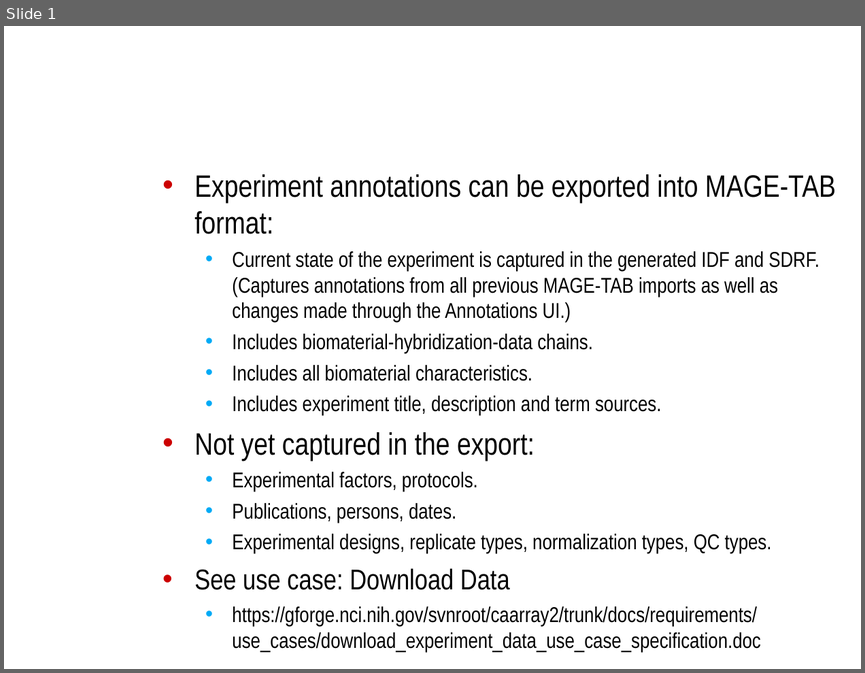
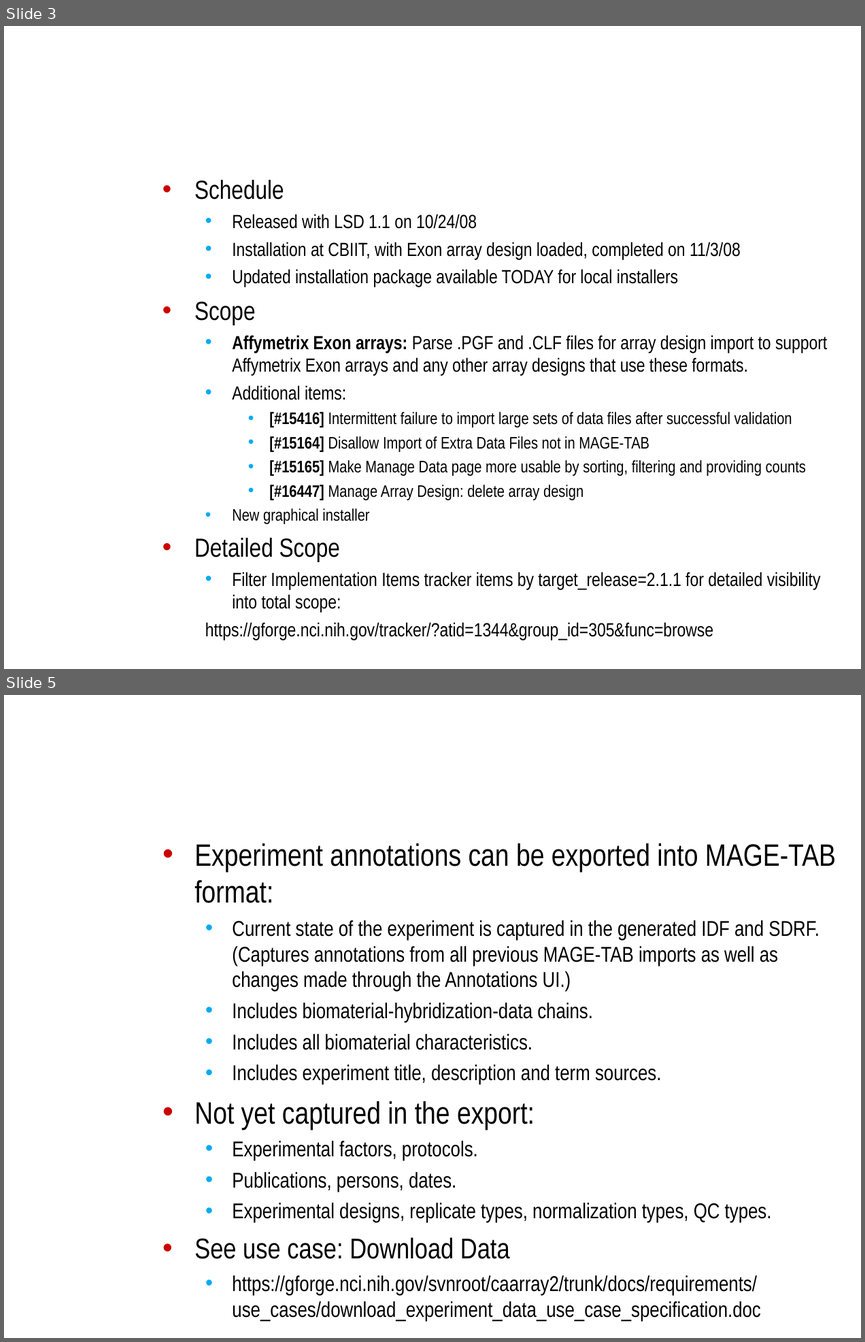
Before and after one commit to NCIP/caarray-docs, a slide deck: project_management/open_meetings/caArray User Community Meeting 2008.11.05.ppt. Shown one above the other, each under a label of ours: slide 1 before the commit, slides 3 and 5 after it; the slides between them are not shown. The pictures are 865x673 and 865x1342 pixels, drawn with LibreOffice and Linux fonts; fonts in the diff are those of the drawing; background and template pictures are left out. Boxes give left, top, right and bottom in pixels: in the first picture for what was removed or moved away, otherwise in the second. Text is boxed around its words. In the diff, an @@ line names an element or a change of style, - is before the commit and + after.

```diff
--- a/project_management/open_meetings/caArray User Community Meeting 2008.11.05.ppt
+++ b/project_management/open_meetings/caArray User Community Meeting 2008.11.05.ppt
@@ slide 3 added at [4,26,861,669], background picture (left out) @@
@@ title added at [154,26,847,155], 32 pt, text #FFFFFF, bold @@
+Current release: 2.1.1
@@ text added at [194,180,827,640], 16 pt, text #000000 @@
+• Schedule
+  • Released with LSD 1.1 on 10/24/08
+  • Installation at CBIIT, with Exon array design loaded, completed on 11/3/08
+  • Updated installation package available TODAY for local installers
+• Scope
+  • Affymetrix Exon arrays: Parse .PGF and .CLF files for array design import to support Affymetrix Exon arrays and any other array designs that use these formats.
+  • Additional items:
+    • [#15416] Intermittent failure to import large sets of data files after successful validation
+    • [#15164] Disallow Import of Extra Data Files not in MAGE-TAB
+    • [#15165] Make Manage Data page more usable by sorting, filtering and providing counts
+    • [#16447] Manage Array Design: delete array design
+  • New graphical installer
+• Detailed Scope
+  • Filter Implementation Items tracker items by target_release=2.1.1 for detailed visibility into total scope:
+  https://gforge.nci.nih.gov/tracker/?atid=1344&group_id=305&func=browse
@@ what was slide 1 is now slide 5 @@
```
Also in this commit, not shown: 5 other slides added.
